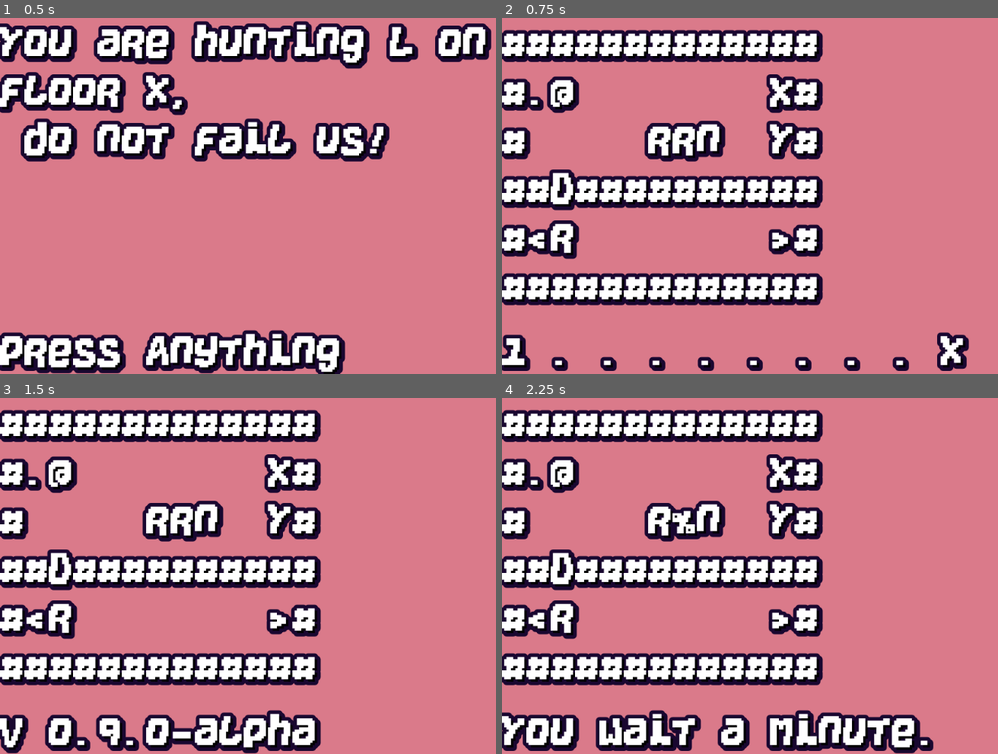
Above: before the commit, frames 1-4 (two rows, left to right).
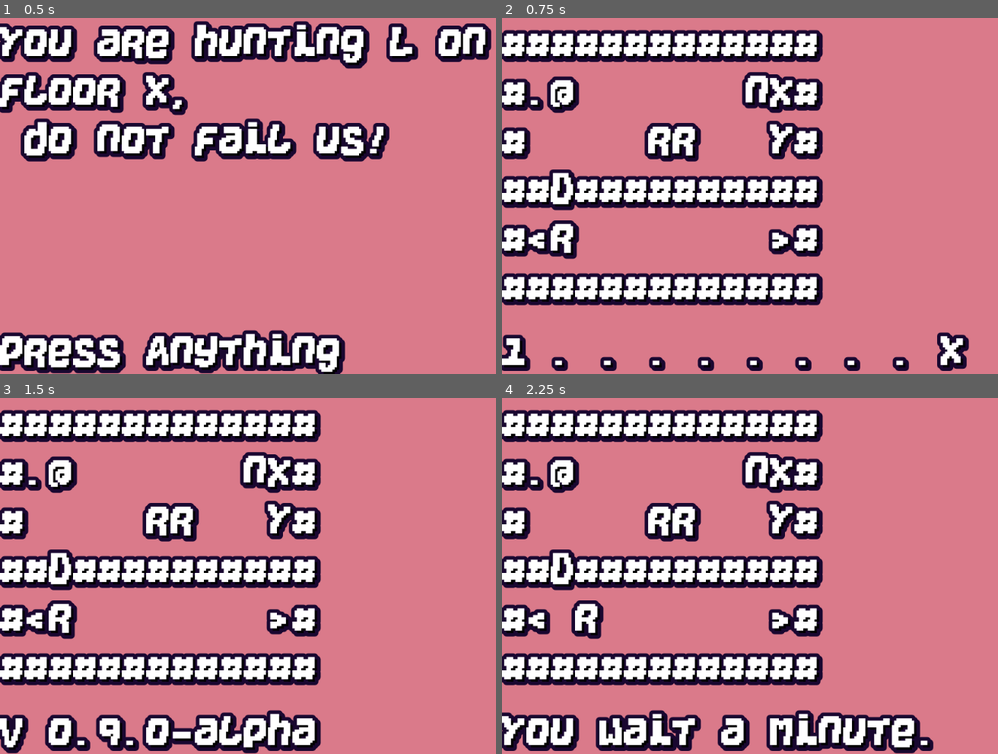
Above: after the commit, the same moments.

Repository: KaizNike/Defeating-User-Built-Dungeon
Game: Godot game, scene res://Main.tscn
Two runs of this game, one before a commit and one after it. Both use one fixed random seed, a clock stepped at 60 frames per second and the inputs below.
Inputs (mouse positions are in pixels of both pictures, inside the frame that each line leads up to):
- Up to frame 1 (0.5 s): no input
- Up to frame 2 (0.75 s): tap Enter at 0.5 s; move the mouse to (938, 178) at 0.52 s; hold Right (move_right) from 0.53 s (still down); hold Z (use_scroll) from 0.53 s (still down)
- Up to frame 3 (1.5 s): tap R (reset) at 1.25 s; move the mouse to (183, 593) at 1.27 s; release Right (move_right) at 1.28 s; release Z (use_scroll) at 1.28 s; hold Down (move_down) from 1.28 s (still down); tap V (version_display) at 1.35 s
- Up to frame 4 (2.25 s): tap R (reset) at 2 s; move the mouse to (869, 497) at 2.02 s; release Down (move_down) at 2.03 s; hold Right (move_right) from 2.03 s (still down); hold . (wait) from 2.03 s (still down)

Frame 1 is identical in both runs. In frame 2, 1.1% of the frame differs, in the area x 39-55%, y 15-40%; in frame 3, 1.1%; in frame 4, 2.6%, in the area x 9-55%, y 15-68%.

Commit message:
0.9.1
Give each being a dictionary to base off of.

Diff:
--- a/Defeating User Built Dungeon/Main.gd
+++ b/Defeating User Built Dungeon/Main.gd
@@ -111,60 +111,36 @@
 		actors.sort_custom(SortingActors, "sort_descending")
 	print(actors)
 
+var BEINGS = {"Rat": {"Speed": 2, "Turns": 2, "Loc": Vector2.ZERO, "HP": 1, "DMG": 1, "Char": "r", "Behav": "Random", "Inv": [], "bodyDesc": "rat", "Relation": "Hostile"},
+"Dingo": {"Speed": 3, "Turns": 2, "Loc": Vector2.ZERO, "HP": 1, "DMG": 2, "Char": "n", "Behav": "Hungry", "Inv": [], "bodyDesc": "dingo", "Relation": "Dingos"},
+"Crate": {"Speed": 0, "Turns": 0, "Loc": Vector2.ZERO, "HP": 3, "DMG": 0, "Char": "x", "Behav": "Still", "Inv": [], "bodyDesc": "crate", "Relation": "None"},
+"Goblin": {"Speed": 1, "Turns": 1, "Loc": Vector2.ZERO, "HP": 2, "DMG": 0, "Char": "g", "Behav": "HunterGather", "Inv": [], "bodyDesc": "goblin", "Relation": "Goblin"},
+"Kobold": {"Speed": 2, "Turns": 2, "Loc": Vector2.ZERO, "HP": 2, "DMG": 1, "Char": "k", "Behav": "Scavenger", "Inv": [], "bodyDesc": "kobold", "Relation": "Kobold"}}
+
 # If found in entities, add to array
 func _being_init(Loc, Char):
 	var Being = being.duplicate(true)
 	if Char == "r":
-		Being.Speed = 2
-		Being.Turns = 2
-		Being.DMG = 1
-		Being.bodyDesc = "rat"
-		Being.Relation = "Hostile"
+		Being = BEINGS.Rat
 	elif Char == "n":
-		Being.Speed = 3
-		Being.Turns = 2
-		Being.DMG = 2
-		Being.bodyDesc = "dingo"
-		Being.Behav = "Hungry"
-		Being.Relation = "Dingos"
+		Being = BEINGS.Dingo
 	elif Char == "@":
 		player.Loc = Loc
 		actors.append(player)
 		print(player)
 		return
 	elif Char == "x":
-		Being.HP = 3
-		Being.Turns = 0
-		Being.Speed = 0
-		Being.Behav = "Still"
-		Being.bodyDesc = "crate"
-		_spawn_item_inside_container(Being.Inv,Char)
+		Being = BEINGS.Crate
 	elif Char == "g":
-		Being.HP = 2
-		Being.Turns = 1
-		Being.Speed = 1
-		Being.DMG = 0
-		Being.Behav = "HunterGather"
-		Being.bodydesc = "goblin"
-		Being.Relation = "Goblin"
-		_spawn_item_inside_container(Being.Inv, Char)
-#		var containing = item.duplicate(false)
-#		var rand = randi()%2
-#		match rand:
-#			0:
-#				containing.Char = "+"
-#				containing.Type = "Lesser"
-#				containing.Uses = 2
-#			1:
-#				containing.Char = "Z"
-#				containing.Type = "Lightning"
-#				containing.Uses = 1
-#		Being.Inv.append(containing)
+		Being = BEINGS.Goblin
+	elif Char == "k":
+		Being = BEINGS.Kobold
 	else:
 		return
 	## Should happen if in if elif group
 	Being.Loc = Loc
 	Being.Char = Char
+	_spawn_item_inside_container(Being.Inv,Char)
 	print(Being)
 	actors.append(Being)
 #	print(actors)
@@ -806,13 +782,26 @@
 	# finish
 	elif containerType == "g":
 		var rand = randi()%100
+		if rand < 8:
+			Item.Char = "S"
+			Item.Uses = 25
+		if rand > 8 and rand < 18:
+			Item.Char = "B"
+			Item.Type = "Hunting"
+			Item.Uses = 8
+		if rand > 89:
+			Item.Char = "T"
+			Item.Type = "Short"
+			Item.Uses = 18
+	elif containerType == "k":
+		var rand = randi()%100
 		if rand < 9:
 			Item.Char = "V"
 			Item.Type = "Digging"
 			Item.Uses = 11
 		if rand > 90:
 			Item.Chat = "B"
-			Item.Type = "Hunting"
+			Item.Type = "Hunting Short"
 			Item.Uses = 6
 	if Item.Char == "":
 		return
